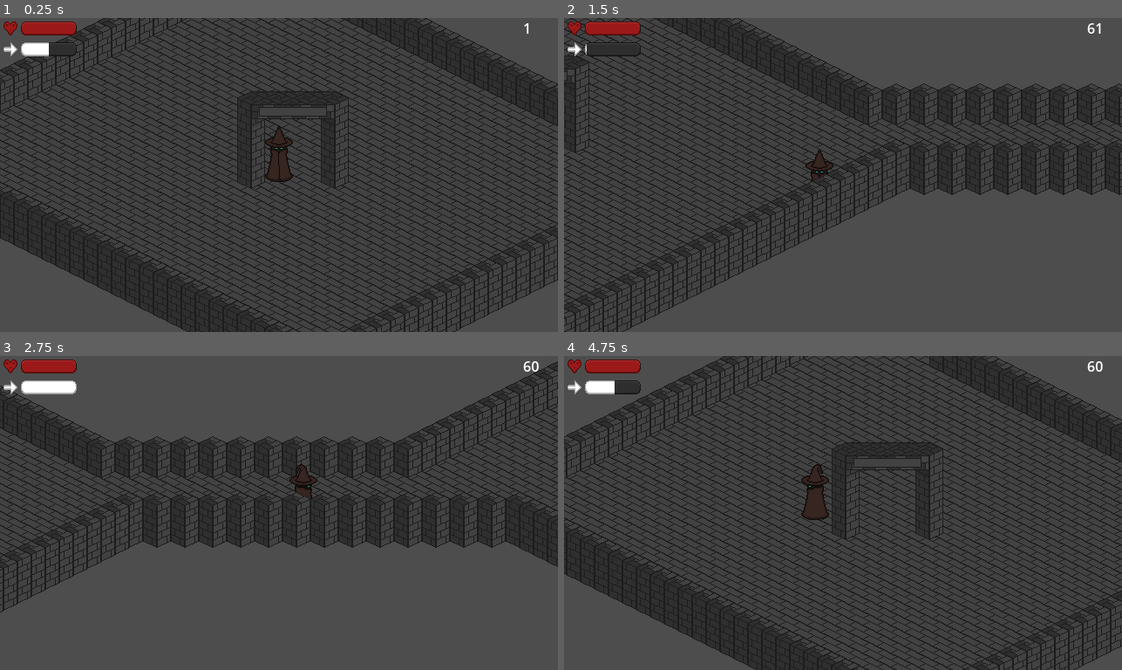
Above: before the commit, frames 1-4 (two rows, left to right).
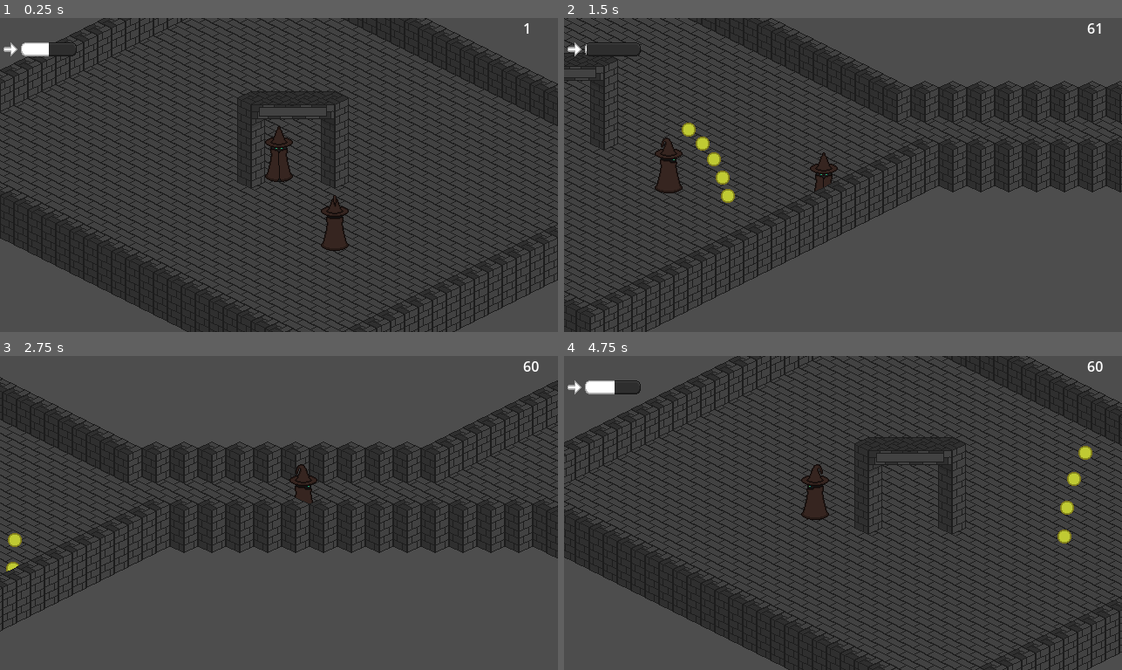
Above: after the commit, the same moments.

Repository: EightLimbed/Knowledge-is-Power
Game: Godot game, scene res://Main/Game.tscn
Same seed, same stepped clock (60 frames per second), same inputs: the game is played once before the commit and once after it.
Inputs:
- Up to frame 1 (0.25 s): no input
- Up to frame 2 (1.5 s): tap Enter (ui_accept) at 0.5, 0.6, 0.77, 1.07, 1.35 s; hold Right (ui_right) 0.53-1.28 s; hold Down (ui_down) from 1.28 s (still down)
- Up to frame 3 (2.75 s): tap Enter (ui_accept) at 1.52, 1.82, 2.1 s; release Down (ui_down) at 2.03 s; hold Right (ui_right) from 2.03 s (still down)
- Up to frame 4 (4.75 s): release Right (ui_right) at 2.78 s; hold Up (ui_up) 2.78-3.53 s; tap Enter (ui_accept) at 2.85, 3.02, 3.32, 3.6, 3.77, 4.07, 4.35, 4.52 s; hold Left (ui_left) from 3.53 s (still down)

The runs differ from the first frame. In frame 1, 1.0% of the frame differs, in the area x 0-63%, y 1-75%; in frame 2, 22%; in frame 3, 15%; in frame 4, 33%, in the area x 0-100%, y 0-100%.

Commit message:
Added Enemies
small bugfixes needed, especially in hovering, where the enemies start jerking around

Diff:
--- a/Dungeons/Dungeon.gd
+++ b/Dungeons/Dungeon.gd
@@ -1,9 +1,9 @@
 extends TileMap
 
 var random = RandomNumberGenerator.new()
-var ground
-var walls
-var room_centers
+var ground : Array
+var walls : Array
+var room_centers : Array
 signal next_level()
 
 func _ready():
@@ -22,7 +22,7 @@
 	clear_layer(0)
 	clear_layer(1)
 	#gets dungeon design
-	$Designer.design_dungeon(Vector2(0,0), 10, 1)
+	$Designer.design_dungeon(Vector2(0,0), 2, 1)
 	#gets important values
 	ground = $Designer.ground
 	walls = $Designer.walls
--- a/Dungeons/Dungeon.tscn
+++ b/Dungeons/Dungeon.tscn
@@ -35,6 +35,7 @@
 tile_layout = 5
 tile_size = Vector2i(32, 16)
 physics_layer_0/collision_layer = 1
+physics_layer_0/collision_mask = 0
 sources/0 = SubResource("TileSetAtlasSource_b8asg")
 sources/1 = SubResource("TileSetAtlasSource_ybpia")
 
@@ -80,6 +81,8 @@
 
 [node name="PortalTrigger" type="Area2D" parent="."]
 position = Vector2(0, 540)
+collision_layer = 0
+collision_mask = 2
 
 [node name="CollisionShape2D" type="CollisionShape2D" parent="PortalTrigger"]
 position = Vector2(0, -48)
--- a/Dungeons/Dungeon_Design.gd
+++ b/Dungeons/Dungeon_Design.gd
@@ -1,9 +1,9 @@
 extends Node2D
 
 var random = RandomNumberGenerator.new()
-@export var ground = []
-@export var walls = []
-@export var room_centers = []
+@export var ground : Array
+@export var walls : Array
+@export var room_centers : Array
 
 #uses rooms and pathways to create dungeon
 func design_dungeon(coordinates: Vector2, room_count, branch_rarity):
--- a/Enemies/Enemy.gd
+++ b/Enemies/Enemy.gd
@@ -2,77 +2,126 @@
 
 var agro : bool
 var hover : bool
+var hover_ease : bool
 var attacking : bool
 var input : Vector2
 
+#for naming bullets properly
+var bullets_total : int = 0
+
 #setup
 var random = RandomNumberGenerator.new()
-var profile = Enemy
-var projectile
+@onready var profile = Enemy
+var projectile = preload("res://Enemies/Projectile.tscn")
 var main
-var player
+@onready var player = $"../Player"
+@onready var texture = $EnemyTexture
+@onready var attack_speed = $AttackTimer
 
 func _ready():
 	main = get_tree().get_root().get_node("Game")
 	profile = load("res://Enemies/Shooter/Shooter.tres")
-	projectile = load("res://Enemies/Projectile.tscn")
-	player = get_tree().get_root().get_node("Player")
+	texture.sprite_frames = profile.sprite_frames
+	attack_speed.wait_time = profile.attack_speed
 
 func _physics_process(delta):
 	if agro:
-		to_player()
+		input_to_player()
+		direction_texture()
 		if hover:
+			velocity = -input.normalized()*profile.speed*delta*Vector2(0.5,0.25)
+		else:
 			velocity = input.normalized()*profile.speed*delta*Vector2(1,0.5)
-		else:
-			velocity = -input.normalized()*profile.speed*delta*Vector2(1,0.5)
 		move_and_slide()
 
-func to_player():
-	if player.position.x > position.x + 20:
+func input_to_player():
+	#gets inputs
+	if player.global_position.x > global_position.x + 96:
+		input.x = 1
+	if player.global_position.x < global_position.x - 96:
 		input.x = -1
-	if player.position.x < position.x - 20:
-		input.x = 1
-	if player.position.y > position.y + 20:
+	if player.global_position.y > global_position.y + 48:
+		input.y = 1
+	if player.global_position.y < global_position.y - 48:
 		input.y = -1
-	if player.position.y < position.y - 20:
-		input.y = 1
 
+	#makes enemy not move on an axis, if it is close to the player on it
+	if player.global_position.x < global_position.x + 48 and player.global_position.x > global_position.x - 48:
+		input.x = 0
+	if player.global_position.y < global_position.y + 24 and player.global_position.y > global_position.y - 24:
+		input.y = 0
+
+#shoots bullets with stats from profile
 func shoot():
-	#start for spread
-	var spread_start = -profile.multishot/2
-	#shoots bullets
+	var spread_offset = deg_to_rad(profile.spread)*(profile.multishot-1)/2
 	for i in profile.multishot:
-		#creates projectile
+		#start for spread
 		var instance = projectile.instantiate()
-		#sets rotation, modified by spread
-		instance.rot = rotation + i*profile.spread+spread_start
 		#sets starting transfom
 		instance.spawn_pos = global_position
-		instance.spawn_rot = rotation
+		#sets rotation, modified by spread
+		instance.rot = global_position.angle_to_point(player.global_position) + i*deg_to_rad(profile.spread) - spread_offset
 		#sets projectile stats and texture
 		instance.texture = profile.projectile_texture
 		instance.lifetime = profile.proj_lifetime
 		instance.speed = profile.proj_speed
 		instance.damage = profile.damage
+		instance.name = "Projectile"+str(bullets_total)
 		#adds child
 		main.add_child.call_deferred(instance)
+		bullets_total += 1
+
+#directional costumes
+func direction_texture():
+	#0
+	if input == Vector2(0,1):
+		texture.frame = 0
+	#45
+	elif input == Vector2(-1,1):
+		texture.frame = 1
+	#90
+	elif input == Vector2(-1,0):
+		texture.frame = 2
+	#135
+	elif input == Vector2(-1,-1):
+		texture.frame = 3
+	#180
+	elif input == Vector2(0,-1):
+		texture.frame = 4
+	#225
+	elif input == Vector2(1,-1):
+		texture.frame = 5
+	#270
+	elif input == Vector2(1,0):
+		texture.frame = 6
+	#315
+	elif input == Vector2(1,1):
+		texture.frame = 7
+
+func _on_aggro_distance_body_entered(body):
+	agro = true
 
 
-#behavior
-func _on_hover_distance_area_entered(area):
+func _on_aggro_distance_body_exited(body):
+	agro = false
+
+
+func _on_attack_distance_body_entered(body):
+	attacking = true
+
+
+func _on_attack_distance_body_exited(body):
+	attacking = false
+
+
+func _on_hover_distance_body_entered(body):
+	hover = true
+
+
+func _on_hover_distance_body_exited(body):
 	hover = false
 
-func _on_hover_distance_area_exited(area):
-	hover = true
-
-func _on_attack_distance_area_entered(area):
-	attacking = true
-
-func _on_attack_distance_area_exited(area):
-	attacking = false
-
-func _on_aggro_distance_area_shape_entered(area_rid, area, area_shape_index, local_shape_index):
-	agro = true
-
-func _on_aggro_distance_area_shape_exited(area_rid, area, area_shape_index, local_shape_index):
-	agro = false
+func _on_attack_timer_timeout():
+	if attacking:
+		shoot()
+	attack_speed.start()
--- a/Enemies/Enemy.tscn
+++ b/Enemies/Enemy.tscn
@@ -1,13 +1,13 @@
-[gd_scene load_steps=7 format=3 uid="uid://cf1gx5raddfsx"]
+[gd_scene load_steps=8 format=3 uid="uid://cf1gx5raddfsx"]
 
 [ext_resource type="Script" path="res://Enemies/Enemy.gd" id="1_0r5i7"]
-[ext_resource type="Texture2D" uid="uid://c1kbr7va1rgtx" path="res://icon.svg" id="2_k1s4r"]
+[ext_resource type="Texture2D" uid="uid://c82fq0tdpwpl0" path="res://Player/Art/Player45.png" id="2_nfgna"]
 
-[sub_resource type="SpriteFrames" id="SpriteFrames_86wa2"]
+[sub_resource type="SpriteFrames" id="SpriteFrames_itkgr"]
 animations = [{
 "frames": [{
 "duration": 1.0,
-"texture": ExtResource("2_k1s4r")
+"texture": ExtResource("2_nfgna")
 }],
 "loop": true,
 "name": &"default",
@@ -23,36 +23,62 @@
 [sub_resource type="CircleShape2D" id="CircleShape2D_whwb6"]
 radius = 500.0
 
+[sub_resource type="RectangleShape2D" id="RectangleShape2D_0jyvh"]
+size = Vector2(32, 16)
+
 [node name="Enemy" type="CharacterBody2D"]
+y_sort_enabled = true
+collision_layer = 4
 script = ExtResource("1_0r5i7")
 
-[node name="AnimatedSprite2D" type="AnimatedSprite2D" parent="."]
-sprite_frames = SubResource("SpriteFrames_86wa2")
-
-[node name="CollisionPolygon2D" type="CollisionPolygon2D" parent="."]
-polygon = PackedVector2Array(0, -8, 16, 0, 0, 8, -16, 0)
+[node name="EnemyTexture" type="AnimatedSprite2D" parent="."]
+texture_filter = 1
+sprite_frames = SubResource("SpriteFrames_itkgr")
+speed_scale = 0.0
+offset = Vector2(0, -24)
 
 [node name="HoverDistance" type="Area2D" parent="."]
+collision_layer = 0
+collision_mask = 2
 
 [node name="CollisionShape2D" type="CollisionShape2D" parent="HoverDistance"]
+z_as_relative = false
+scale = Vector2(1, 0.5)
 shape = SubResource("CircleShape2D_62s0b")
 debug_color = Color(0, 0.6, 0.701961, 0.0392157)
 
 [node name="AttackDistance" type="Area2D" parent="."]
+collision_layer = 0
+collision_mask = 2
 
 [node name="CollisionShape2D" type="CollisionShape2D" parent="AttackDistance"]
+z_as_relative = false
+scale = Vector2(1, 0.5)
 shape = SubResource("CircleShape2D_pwtgx")
 debug_color = Color(0, 0.6, 0.701961, 0.0392157)
 
 [node name="AggroDistance" type="Area2D" parent="."]
+collision_layer = 0
+collision_mask = 2
 
 [node name="CollisionShape2D" type="CollisionShape2D" parent="AggroDistance"]
+z_as_relative = false
+scale = Vector2(1, 0.5)
 shape = SubResource("CircleShape2D_whwb6")
 debug_color = Color(0, 0.6, 0.701961, 0.0392157)
 
-[connection signal="area_entered" from="HoverDistance" to="." method="_on_hover_distance_area_entered"]
-[connection signal="area_exited" from="HoverDistance" to="." method="_on_hover_distance_area_exited"]
-[connection signal="area_entered" from="AttackDistance" to="." method="_on_attack_distance_area_entered"]
-[connection signal="area_exited" from="AttackDistance" to="." method="_on_attack_distance_area_exited"]
-[connection signal="area_shape_entered" from="AggroDistance" to="." method="_on_aggro_distance_area_shape_entered"]
-[connection signal="area_shape_exited" from="AggroDistance" to="." method="_on_aggro_distance_area_shape_exited"]
+[node name="AttackTimer" type="Timer" parent="."]
+process_callback = 0
+one_shot = true
+autostart = true
+
+[node name="CollisionShape2D" type="CollisionShape2D" parent="."]
+shape = SubResource("RectangleShape2D_0jyvh")
+
+[connection signal="body_entered" from="HoverDistance" to="." method="_on_hover_distance_body_entered"]
+[connection signal="body_exited" from="HoverDistance" to="." method="_on_hover_distance_body_exited"]
+[connection signal="body_entered" from="AttackDistance" to="." method="_on_attack_distance_body_entered"]
+[connection signal="body_exited" from="AttackDistance" to="." method="_on_attack_distance_body_exited"]
+[connection signal="body_entered" from="AggroDistance" to="." method="_on_aggro_distance_body_entered"]
+[connection signal="body_exited" from="AggroDistance" to="." method="_on_aggro_distance_body_exited"]
+[connection signal="timeout" from="AttackTimer" to="." method="_on_attack_timer_timeout"]
--- a/Enemies/EnemyResource.gd
+++ b/Enemies/EnemyResource.gd
@@ -4,7 +4,7 @@
 
 #textures
 #enemy texture for each direction, need 8
-@export var frames : SpriteFrames
+@export var sprite_frames : SpriteFrames
 #bullet textures
 @export var projectile_texture : Texture2D
 
--- a/Enemies/Projectile.gd
+++ b/Enemies/Projectile.gd
@@ -13,15 +13,14 @@
 func _ready():
 	$Lifetime.wait_time = lifetime
 	global_position = spawn_pos
-	global_rotation = spawn_rot
 	$Sprite2D.texture = texture
 
 func _process(delta):
-	velocity = Vector2(0,-speed).rotated(rot)*delta
-	move_and_collide(velocity)
+	velocity = Vector2(speed,0).rotated(rot)*delta
+	move_and_slide()
 
 func _on_lifetime_timeout():
 	queue_free()
 
-func _on_area_2d_body_entered(body):
+func _on_area_2d_body_entered(_body):
 	queue_free()
--- a/Enemies/Projectile.tscn
+++ b/Enemies/Projectile.tscn
@@ -4,9 +4,12 @@
 [ext_resource type="Script" path="res://Enemies/Projectile.gd" id="1_x51da"]
 
 [sub_resource type="CircleShape2D" id="CircleShape2D_56inw"]
-radius = 8.0
+radius = 12.0
 
 [node name="Projectile" type="CharacterBody2D"]
+y_sort_enabled = true
+collision_layer = 8
+collision_mask = 0
 script = ExtResource("1_x51da")
 
 [node name="Sprite2D" type="Sprite2D" parent="."]
@@ -18,8 +21,10 @@
 
 [node name="Lifetime" type="Timer" parent="."]
 process_callback = 0
+autostart = true
 
 [node name="Area2D" type="Area2D" parent="."]
+collision_layer = 0
 
 [node name="CollisionShape2D" type="CollisionShape2D" parent="Area2D"]
 shape = SubResource("CircleShape2D_56inw")
--- a/Enemies/Shooter/Shooter.tres
+++ b/Enemies/Shooter/Shooter.tres
@@ -1,35 +1,42 @@
-[gd_resource type="Resource" script_class="Enemy" load_steps=5 format=3 uid="uid://csgh6ylepdv37"]
+[gd_resource type="Resource" script_class="Enemy" load_steps=12 format=3 uid="uid://csgh6ylepdv37"]
 
 [ext_resource type="Script" path="res://Enemies/EnemyResource.gd" id="1_6bhis"]
-[ext_resource type="Texture2D" uid="uid://c1kbr7va1rgtx" path="res://icon.svg" id="1_8phpu"]
 [ext_resource type="Texture2D" uid="uid://bap1taibwjhlf" path="res://Enemies/Shooter/Art/ShooterBullet.png" id="1_41dnk"]
+[ext_resource type="Texture2D" uid="uid://cj08ysvtehn1t" path="res://Player/Art/Player0.png" id="1_y1xmc"]
+[ext_resource type="Texture2D" uid="uid://c82fq0tdpwpl0" path="res://Player/Art/Player45.png" id="2_7fmnv"]
+[ext_resource type="Texture2D" uid="uid://dc7j1485ff2qf" path="res://Player/Art/Player90.png" id="3_8xnbt"]
+[ext_resource type="Texture2D" uid="uid://unqu1bc5dobe" path="res://Player/Art/Player135.png" id="4_abdgt"]
+[ext_resource type="Texture2D" uid="uid://dovndm3ky28gl" path="res://Player/Art/Player180.png" id="5_r68ad"]
+[ext_resource type="Texture2D" uid="uid://d2nj4gsvb2vkx" path="res://Player/Art/Player225.png" id="6_16bg8"]
+[ext_resource type="Texture2D" uid="uid://btaa4q00u3fmq" path="res://Player/Art/Player270.png" id="7_17kvy"]
+[ext_resource type="Texture2D" uid="uid://fa7xddu7jssm" path="res://Player/Art/Player315.png" id="8_bltm7"]
 
-[sub_resource type="SpriteFrames" id="SpriteFrames_dr8gj"]
+[sub_resource type="SpriteFrames" id="SpriteFrames_4aymc"]
 animations = [{
 "frames": [{
 "duration": 1.0,
-"texture": ExtResource("1_8phpu")
+"texture": ExtResource("1_y1xmc")
 }, {
 "duration": 1.0,
-"texture": ExtResource("1_8phpu")
+"texture": ExtResource("2_7fmnv")
 }, {
 "duration": 1.0,
-"texture": ExtResource("1_8phpu")
+"texture": ExtResource("3_8xnbt")
 }, {
 "duration": 1.0,
-"texture": ExtResource("1_8phpu")
+"texture": ExtResource("4_abdgt")
 }, {
 "duration": 1.0,
-"texture": ExtResource("1_8phpu")
+"texture": ExtResource("5_r68ad")
 }, {
 "duration": 1.0,
-"texture": ExtResource("1_8phpu")
+"texture": ExtResource("6_16bg8")
 }, {
 "duration": 1.0,
-"texture": ExtResource("1_8phpu")
+"texture": ExtResource("7_17kvy")
 }, {
 "duration": 1.0,
-"texture": ExtResource("1_8phpu")
+"texture": ExtResource("8_bltm7")
 }],
 "loop": true,
 "name": &"default",
@@ -39,16 +46,16 @@
 [resource]
 resource_name = "Shooter Enemy"
 script = ExtResource("1_6bhis")
-frames = SubResource("SpriteFrames_dr8gj")
-projectile = ExtResource("1_41dnk")
+sprite_frames = SubResource("SpriteFrames_4aymc")
+projectile_texture = ExtResource("1_41dnk")
 damage = 20
 attack_speed = 1
 max_health = 60
-speed = 30000
-multishot = 1
-spread = 0
-proj_lifetime = 2
-proj_speed = 60000
-hover_distance = 200
-attack_distance = 250
-agro_distance = 1000
+speed = 15000
+multishot = 5
+spread = 10
+proj_lifetime = 3
+proj_speed = 15000
+hover_distance = 75
+attack_distance = 100
+agro_distance = 500
--- a/Main/Game.tscn
+++ b/Main/Game.tscn
@@ -6,6 +6,7 @@
 [ext_resource type="Script" path="res://UI/HUD/FPS.gd" id="4_eel0q"]
 [ext_resource type="PackedScene" uid="uid://b3gn06ty82qy8" path="res://UI/HUD/ProgressBars/HealthBar.tscn" id="5_gk5jb"]
 [ext_resource type="PackedScene" uid="uid://f1f1hktrckvd" path="res://UI/HUD/ProgressBars/DashBar.tscn" id="5_idogn"]
+[ext_resource type="PackedScene" uid="uid://cf1gx5raddfsx" path="res://Enemies/Enemy.tscn" id="7_haafd"]
 
 [node name="Game" type="Node2D"]
 y_sort_enabled = true
@@ -13,6 +14,9 @@
 
 [node name="Dungeon" parent="." instance=ExtResource("2_ew2mm")]
 layer_0/tile_data = PackedInt32Array(65538, 0, 0, 65539, 0, 0)
+
+[node name="Enemy" parent="." instance=ExtResource("7_haafd")]
+position = Vector2(64, 64)
 
 [node name="Player" parent="." instance=ExtResource("3_u20kj")]
 
--- a/Player/Player.gd
+++ b/Player/Player.gd
@@ -12,8 +12,10 @@
 @export var dash_cooldown : float = 250
 
 #resources
-@export var health : int = 99
+@export var health : int = 100
 @export var max_health : int = 100
+var hit : float = 0
+
 
 func _ready():
 	texture = $PlayerTexture
@@ -24,22 +26,25 @@
 	input.y = int(Input.is_action_pressed("ui_down")) - int(Input.is_action_pressed("ui_up"))
 
 	#starts dash if cooldown is over
-	if Input.is_action_just_pressed("ui_accept") and input and dash >= dash_cooldown:
+	if Input.is_action_just_pressed("ui_accept") and dash >= dash_cooldown:
 		dash_time = dash_length
 		dash = 0
 
 	#does dashing, or basic movement
 	if dash_time > 0:
+		#dashing gives immunity frames
+		hit = 0.1
+		#dash time runs out
 		dash_time -= delta
 		velocity = dash_speed*input.normalized()*speed*delta*Vector2(1,0.5)
 	else:
 		dash += delta*500
 		velocity = input.normalized()*speed*delta*Vector2(1,0.5)
+	hit -= delta
 	direction_texture(input)
 	move_and_slide()
 
-
-#temporary, before animations
+#directional costumes
 func direction_texture(dir: Vector2):
 	#0
 	if dir == Vector2(0,1):
@@ -66,7 +71,8 @@
 	elif dir == Vector2(1,1):
 		texture.frame = 7
 
-
-func _on_area_2d_area_entered(body):
-	if body.name == "Projectile":
+#takes damage from projectiles
+func _on_damage_hitbox_body_entered(body):
+	if body.name.begins_with("Projectile") and hit <= 0:
 		health -= body.damage
+		hit = 0.1
--- a/Player/Player.tscn
+++ b/Player/Player.tscn
@@ -42,8 +42,12 @@
 "speed": 5.0
 }]
 
+[sub_resource type="RectangleShape2D" id="RectangleShape2D_ww0up"]
+size = Vector2(32, 16)
+
 [node name="Player" type="CharacterBody2D"]
 y_sort_enabled = true
+collision_layer = 2
 motion_mode = 1
 script = ExtResource("1_nm3bf")
 
@@ -53,12 +57,15 @@
 animation = &"Directions"
 offset = Vector2(0, -24)
 
-[node name="CollisionPolygon2D" type="CollisionPolygon2D" parent="."]
-polygon = PackedVector2Array(0, -8, 16, 0, 0, 8, -16, 0)
+[node name="CollisionShape2D" type="CollisionShape2D" parent="."]
+shape = SubResource("RectangleShape2D_ww0up")
 
-[node name="Area2D" type="Area2D" parent="."]
+[node name="DamageHitbox" type="Area2D" parent="."]
+z_as_relative = false
+collision_layer = 0
+collision_mask = 8
 
-[node name="CollisionPolygon2D" type="CollisionPolygon2D" parent="Area2D"]
-polygon = PackedVector2Array(0, -8, 16, 0, 0, 8, -16, 0)
+[node name="CollisionShape2D" type="CollisionShape2D" parent="DamageHitbox"]
+shape = SubResource("RectangleShape2D_ww0up")
 
-[connection signal="area_entered" from="Area2D" to="." method="_on_area_2d_area_entered"]
+[connection signal="body_entered" from="DamageHitbox" to="." method="_on_damage_hitbox_body_entered"]
--- a/UI/HUD/ProgressBars/ProgressBar.gd
+++ b/UI/HUD/ProgressBars/ProgressBar.gd
@@ -4,7 +4,7 @@
 	min_value = minimum
 	max_value = maximum
 	value = val
-	if val <= minimum: #or val >= maximum:
+	if val >= maximum:
 		visible = false
 	else:
 		visible = true
--- a/project.godot
+++ b/project.godot
@@ -66,6 +66,8 @@
 2d_physics/layer_2="Player"
 2d_physics/layer_3="Enemies"
 2d_physics/layer_4="Projectiles"
+2d_physics/layer_5="Area2Ds"
+2d_physics/layer_6="Portal"
 
 [rendering]
 
Not shown: 1 places in Main/Game.tscn that only renumber resources
Not shown: 1 places in Player/Player.tscn that only renumber resources
